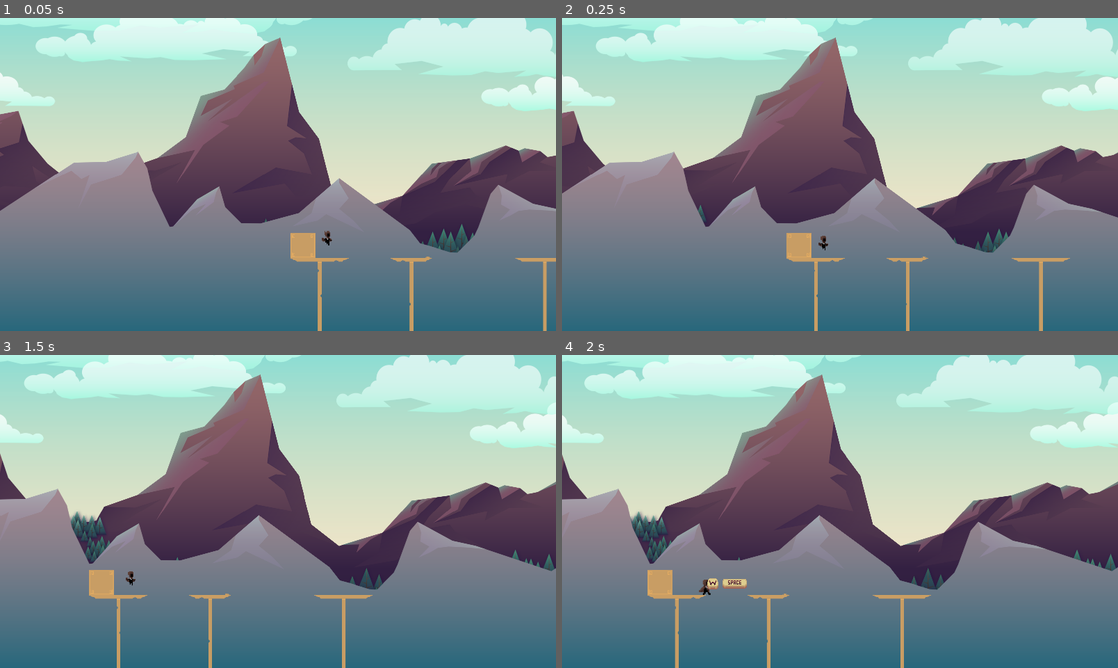
Above: before the commit, frames 1-4 (two rows, left to right).
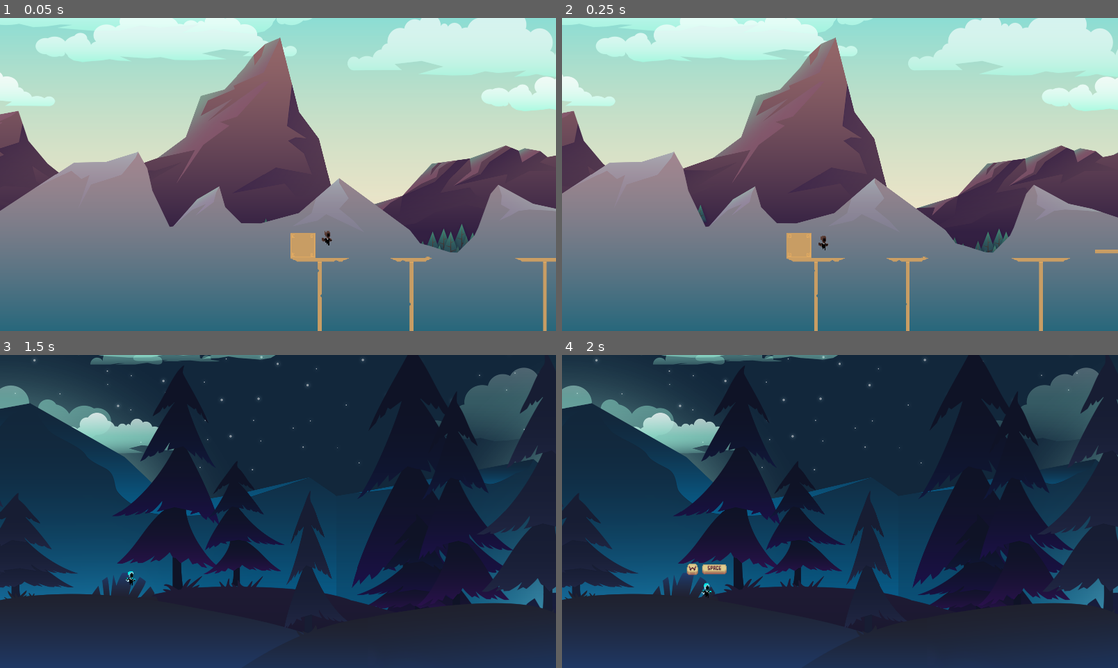
Above: after the commit, the same moments.

Repository: Crosgaard/DimensionHopperPlatformer
Game: Godot game, scene res://Scenes/Levels/tutorial_level.tscn
Same seed, same stepped clock (60 frames per second), same inputs: the game is played once before the commit and once after it. This scene is started directly instead of the project's main scene. The engine's default icon, where the game draws it, is replaced by a stand-in: a white triangle on a blue panel in a dark square.
Inputs:
- Up to frame 1 (0.05 s): no input
- Up to frame 2 (0.25 s): no input
- Up to frame 3 (1.5 s): tap Enter (dimension_shift) at 0.5, 1.35 s; hold D (move_right) from 0.53 s (still down); tap Shift (dash) at 0.6 s; tap Space (jump) at 0.77 s
- Up to frame 4 (2 s): keep holding D (move_right); tap Space (jump) at 1.52 s

Frame 1 is identical in both runs. In frame 2, less than 0.1% of the frame differs, in the area x 95-100%, y 74-76%; in frame 3, 100%; in frame 4, 100%, in the area x 0-100%, y 0-100%.

Commit message:
Added keybinds and change dimension on death

Diff:
--- a/Scenes/Levels/tutorial_level.tscn
+++ b/Scenes/Levels/tutorial_level.tscn
@@ -18,6 +18,7 @@
 [ext_resource type="Script" path="res://Scenes/QuickTimeEvent/jump_area_qte.gd" id="15_0vuk1"]
 [ext_resource type="Texture2D" uid="uid://c62hinhj7np1n" path="res://Graphics/Keys/WoodenControls - W.png" id="17_1v8br"]
 [ext_resource type="Texture2D" uid="uid://050y8rmkigy5" path="res://Graphics/Keys/WoodenControls - Space.png" id="18_6qak2"]
+[ext_resource type="Texture2D" uid="uid://8gpe282811au" path="res://Graphics/Keys/WoodenControls - Shift.png" id="19_nx8c3"]
 
 [sub_resource type="RectangleShape2D" id="RectangleShape2D_0fx50"]
 size = Vector2(32, 39.5)
@@ -77,7 +78,7 @@
 region_rect = Rect2(0, 0, 5760, 1080)
 
 [node name="TileMap" parent="Dimension1" index="1"]
-layer_0/tile_data = PackedInt32Array(655367, 917504, 5, 6553 …(1051 unchanged characters)… 7, 1310754, 917504, 7, 852002, 917504, 7)
+layer_0/tile_data = PackedInt32Array(655367, 917504, 5, 6553 …(1051 unchanged characters)… 7, 1310754, 917504, 7, 852002, 917504, 7, 589865, 851968, 5, 589866, 851968, 5, 589867, 851968, 5, 589868, 851968, 5, 589869, 851968, 5, 589877, 851968, 5, 589878, 851968, 5, 589879, 851968, 5, 589880, 851968, 5, 589881, 851968, 5, 852040, 851968, 5, 852041, 851968, 5, 852042, 851968, 5, 852043, 851968, 5, 852044, 851968, 5, 852045, 851968, 5, 852046, 851968, 5, 852047, 851968, 5, 852059, 851969, 5, 852060, 851969, 5, 852061, 851969, 5, 852062, 851969, 5, 852063, 851969, 5, 852064, 851969, 5, 852065, 851969, 5, 786551, 851968, 5, 786552, 851968, 5, 786550, 851968, 5, 786553, 851968, 5, 786554, 851968, 5)
 
 [node name="ParallaxBackground" parent="Dimension2/BackGround" index="0"]
 offset = Vector2(0, 300)
@@ -167,7 +168,7 @@
 region_rect = Rect2(0, 0, 5760, 1080)
 
 [node name="TileMap" parent="Dimension2" index="1"]
-layer_0/tile_data = PackedInt32Array(1310727, 917504, 7)
+layer_0/tile_data = PackedInt32Array(1310727, 917504, 7, 852059, 851968, 5, 852060, 851968, 5, 852061, 851968, 5, 852062, 851968, 5, 852063, 851968, 5, 852064, 851968, 5, 852065, 851968, 5, 852071, 851969, 5, 852072, 851969, 5, 852073, 851969, 5, 852074, 851969, 5, 786542, 851969, 5, 786543, 851969, 5, 786544, 851969, 5, 786560, 851969, 5, 786561, 851969, 5, 786562, 851969, 5, 786563, 851969, 5)
 
 [node name="Player" parent="." index="5"]
 position = Vector2(406, 362)
@@ -182,6 +183,7 @@
 [node name="JumpAreaQTE" parent="QuickTimeEvent" index="0" instance=ExtResource("14_syrl5")]
 script = ExtResource("15_0vuk1")
 input_action = "jump"
+duration = null
 
 [node name="CollisionShape2D2" parent="QuickTimeEvent/JumpAreaQTE" index="0"]
 position = Vector2(521, 462)
@@ -199,6 +201,9 @@
 
 [node name="CollisionShape2D2" parent="QuickTimeEvent/AreaQTE" index="0"]
 position = Vector2(1071.25, 421)
+
+[node name="TextureRect" parent="QuickTimeEvent/AreaQTE/HBoxContainer" index="0"]
+texture = ExtResource("19_nx8c3")
 
 [editable path="Dimension1"]
 [editable path="Dimension2"]
--- a/Scenes/Player/player.gd
+++ b/Scenes/Player/player.gd
@@ -60,6 +60,8 @@
 	full_level_parent.reset_kill_barrier()
 	kill_barrier_started = false
 	landed = false
+	if full_level_parent.current_dimension != full_level_parent.dimension_1:
+		full_level_parent.change_dimension(full_level_parent.dimension_1)
 
 func collected() -> void:
 	print("Has collected")
--- a/Scenes/QuickTimeEvent/area_qte.gd
+++ b/Scenes/QuickTimeEvent/area_qte.gd
@@ -7,6 +7,8 @@
 var player: Player
 var has_activated: bool = false
 
+@onready var HBox: HBoxContainer = $HBoxContainer
+
 func _ready() -> void:
 	add_child(QTE)
 
@@ -14,24 +16,24 @@
 	QTE.duration = duration
 	QTE.input_successful.connect(qte_successful)
 	QTE.input_failed.connect(qte_failed)
-	$HBoxContainer.visible = false
+	HBox.visible = false
 
 func _process(delta: float) -> void:
 	if QTE.active and player:
-		$HBoxContainer.position.x = player.position.x
-		$HBoxContainer.position.y = player.position.y - 100
+		HBox.position.x = player.position.x - HBox.size.x / 2 * HBox.scale.x
+		HBox.position.y = player.position.y - 200
 
 func qte_successful() -> void:
 	has_activated = true
-	$HBoxContainer.visible = false
+	HBox.visible = false
 
 func qte_failed() -> void:
 	if player:
 		player.die()
-	$HBoxContainer.visible = false
+	HBox.visible = false
 
 func _on_body_entered(body: CharacterBody2D) -> void:
 	if body is Player and not has_activated:
 		player = body
 		QTE.start()
-		$HBoxContainer.visible = true
+		HBox.visible = true
--- a/Scenes/QuickTimeEvent/jump_area_qte.gd
+++ b/Scenes/QuickTimeEvent/jump_area_qte.gd
@@ -5,4 +5,4 @@
 		player = body
 		player.max_jump = 1
 		QTE.start()
-		$HBoxContainer.visible = true
+		HBox.visible = true
Binary file added: Graphics/Keys/WoodenControls - Enter.png
Not shown, added: Graphics/Keys/WoodenControls - Enter.png.import
Binary file added: Graphics/Keys/WoodenControls - Shift.png
Not shown, added: Graphics/Keys/WoodenControls - Shift.png.import
Not shown: 1 places in Scenes/Levels/tutorial_level.tscn that only renumber resources
Not shown, added: Scenes/QuickTimeEvent/areCA66.tmp
